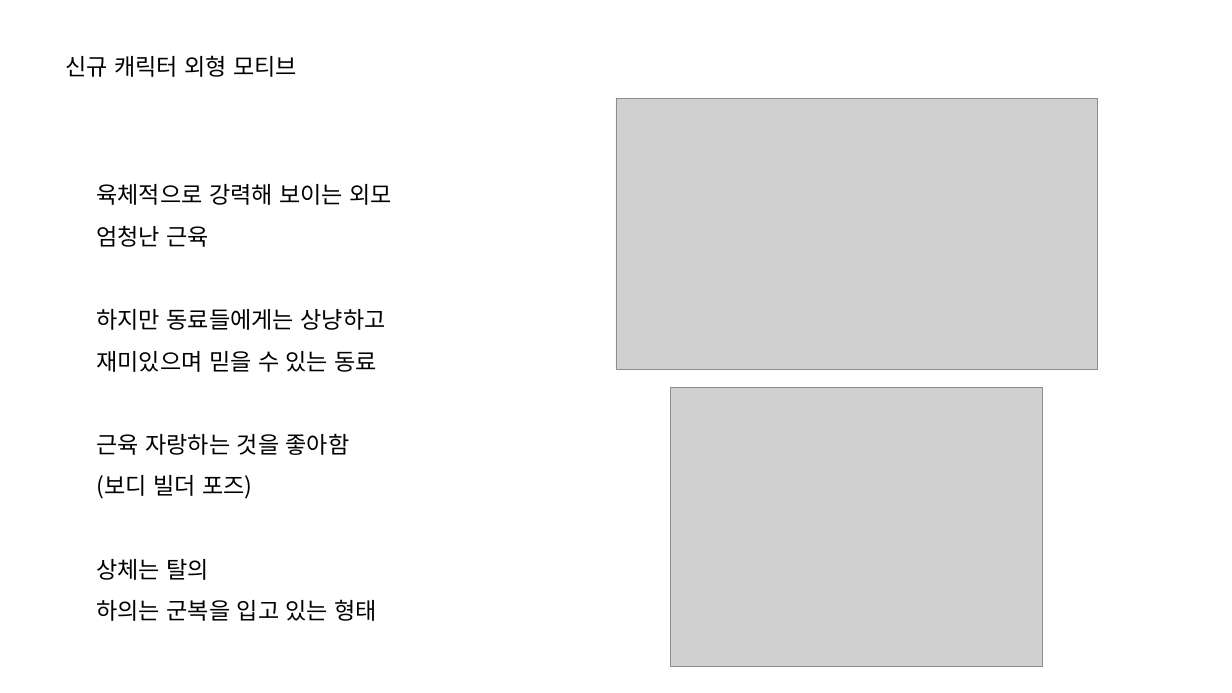
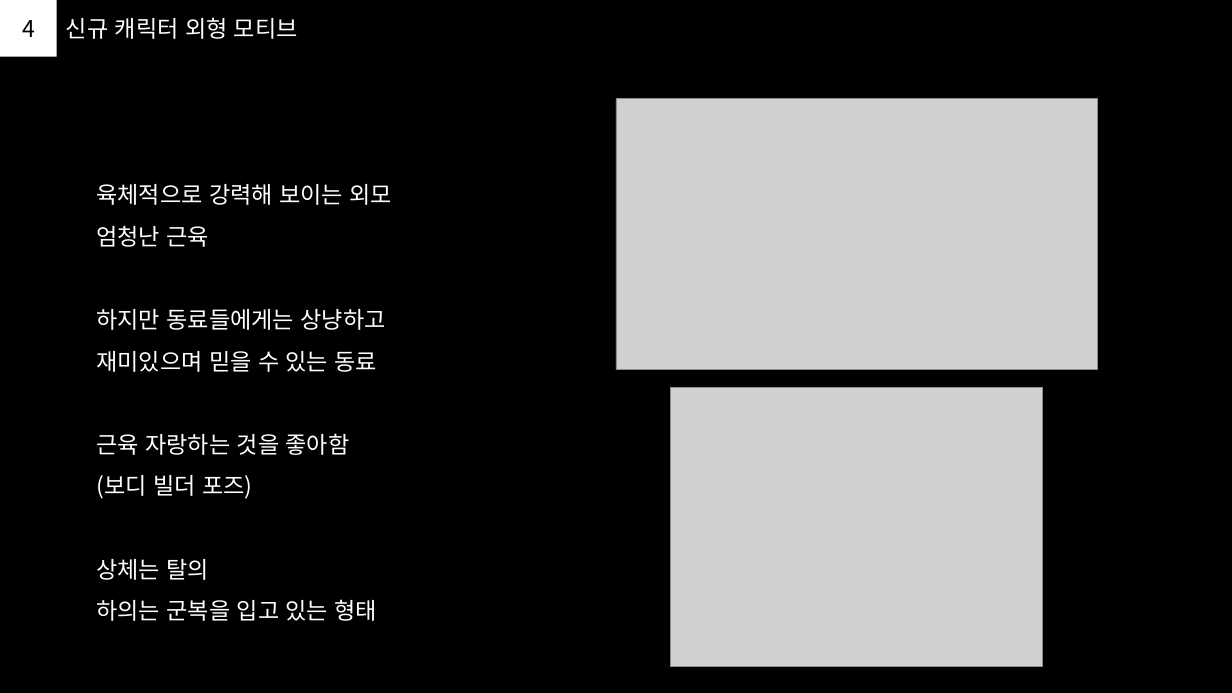
Before and after one commit to PhenomJ/GameDesign, a slide deck: slide 5 of 가디언 테일즈/1. PPT/신규_캐릭터_기획.pptx. Drawn at 1232x693 pixels with LibreOffice and Linux fonts; fonts in the diff are those of the drawing; grey boxes stand for pictures. Boxes give left, top, right and bottom in pixels: in the first picture for what was removed or moved away, otherwise in the second. Text is boxed around its words. In the diff, an @@ line names an element or a change of style, - is before the commit and + after.

```diff
--- a/가디언 테일즈/1. PPT/신규_캐릭터_기획.pptx
+++ b/가디언 테일즈/1. PPT/신규_캐릭터_기획.pptx
@@ background #FFFFFF to #000000 @@
@@ rectangle added at [0, 0, 56, 56], fill #FFFFFF, 18 pt, text #000000 @@
+4
@@ text "신규 캐릭터 외형 모티브": place and size @@
-text "신규 캐릭터 외형 모티브" at [65, 55, 297, 77]
+text "신규 캐릭터 외형 모티브" at [66, 17, 298, 39]
@@ text "신규 캐릭터 외형 모티브" at [66, 17, 298, 39]: text colour #000000 to #FFFFFF; line spacing 1.5 to 1 @@
@@ text "육체적으로 강력해 보이는 외모" at [96, 184, 392, 621]: text colour #000000 to #FFFFFF @@
```
Also in this commit, not shown: 10 other slides changed, 1 slide added, 1 slide removed.
